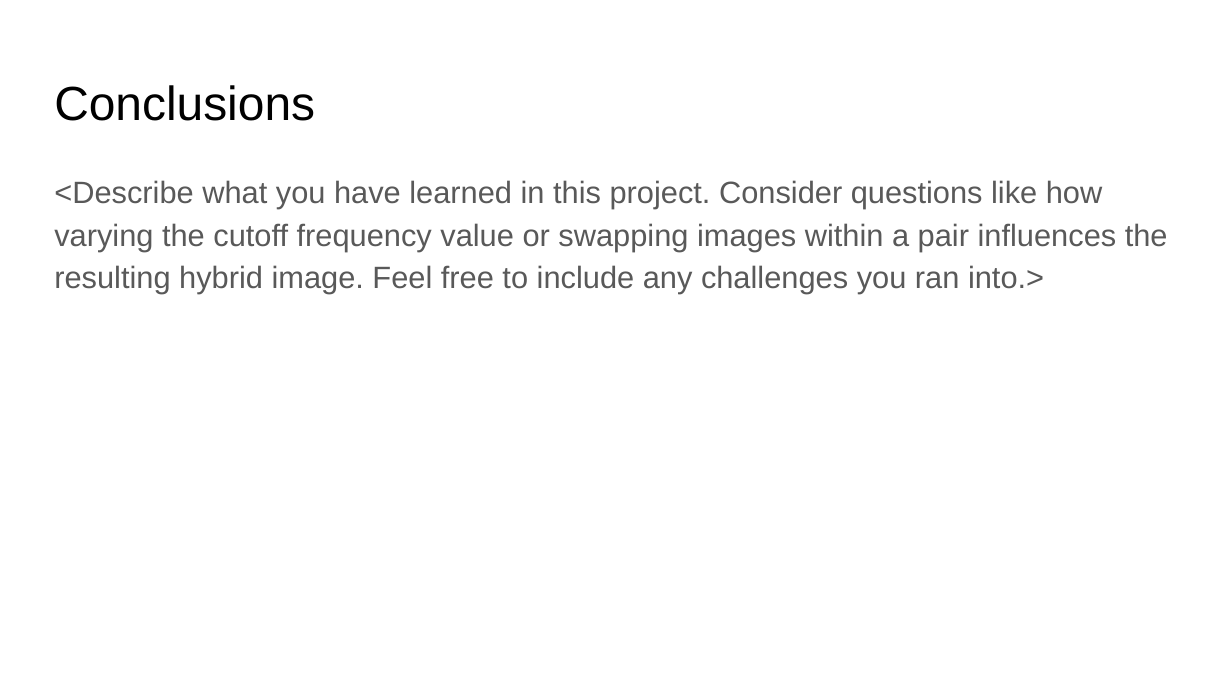
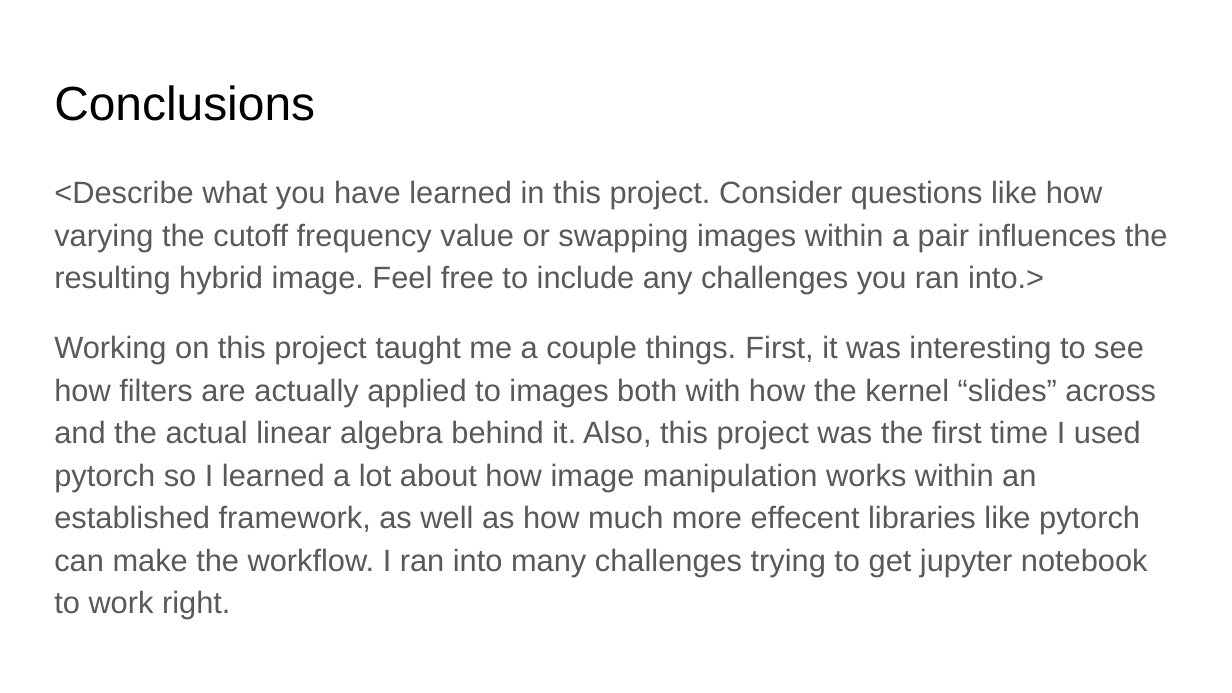
Before and after one commit to aten2001/Computer-Vision, a slide deck: slide 12 of computerVision/proj1_v2/proj1/report_template.pptx. Drawn at 1232x693 pixels with LibreOffice and Linux fonts; fonts in the diff are those of the drawing. Boxes give left, top, right and bottom in pixels: in the first picture for what was removed or moved away, otherwise in the second. Text is boxed around its words. In the diff, an @@ line names an element or a change of style, - is before the commit and + after.

Commit message:
our projects may not be done but our powerpoint isnt either

```diff
--- a/computerVision/proj1_v2/proj1/report_template.pptx
+++ b/computerVision/proj1_v2/proj1/report_template.pptx
@@ text at (x1=54, y1=335, x2=1156, y2=619): paragraph added @@
+Working on this project taught me a couple things. First, it was interesting to see how filters are actually applied to images both with how the kernel “slides” across and the actual linear algebra behind it. Also, this project was the first time I used pytorch so I learned a lot about how image manipulation works within an established framework, as well as how much more effecent libraries like pytorch can make the workflow. I ran into many challenges trying to get jupyter notebook to work right.
```
Also in this commit, not shown: 11 other slides changed, 3 other files.
